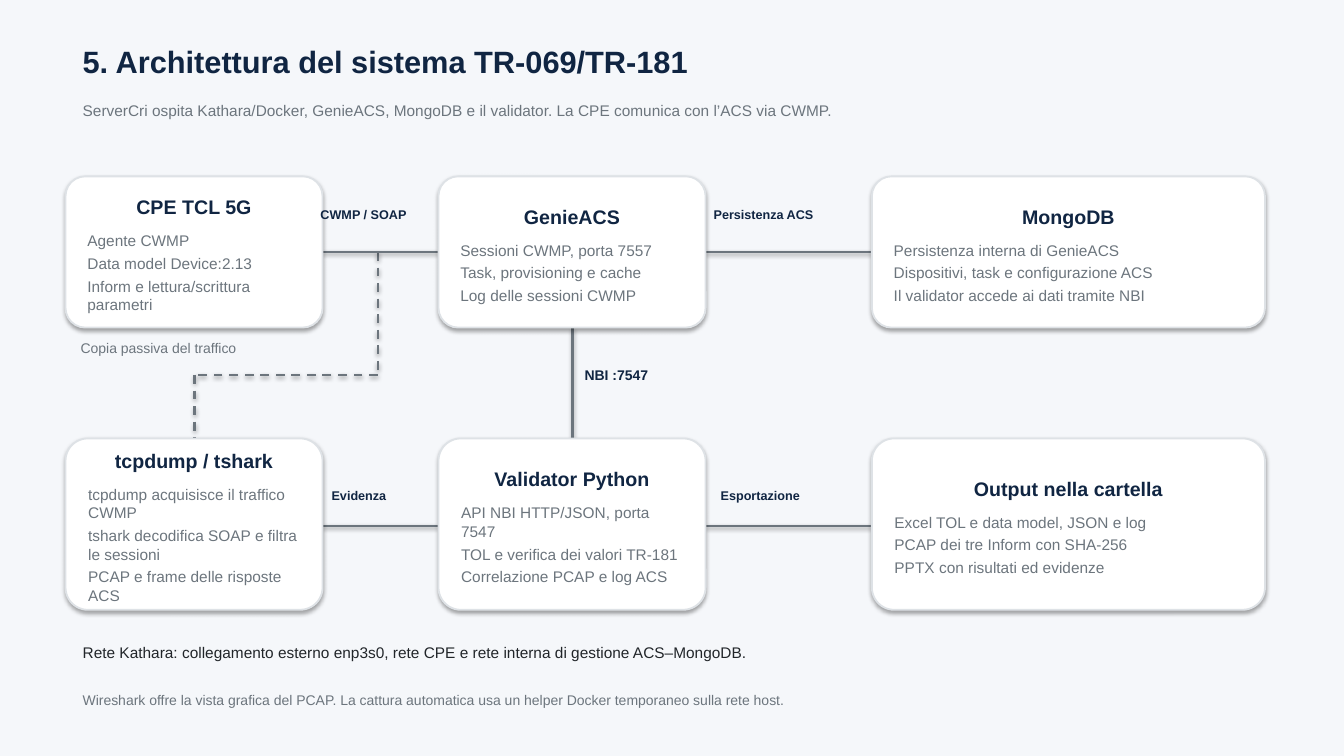
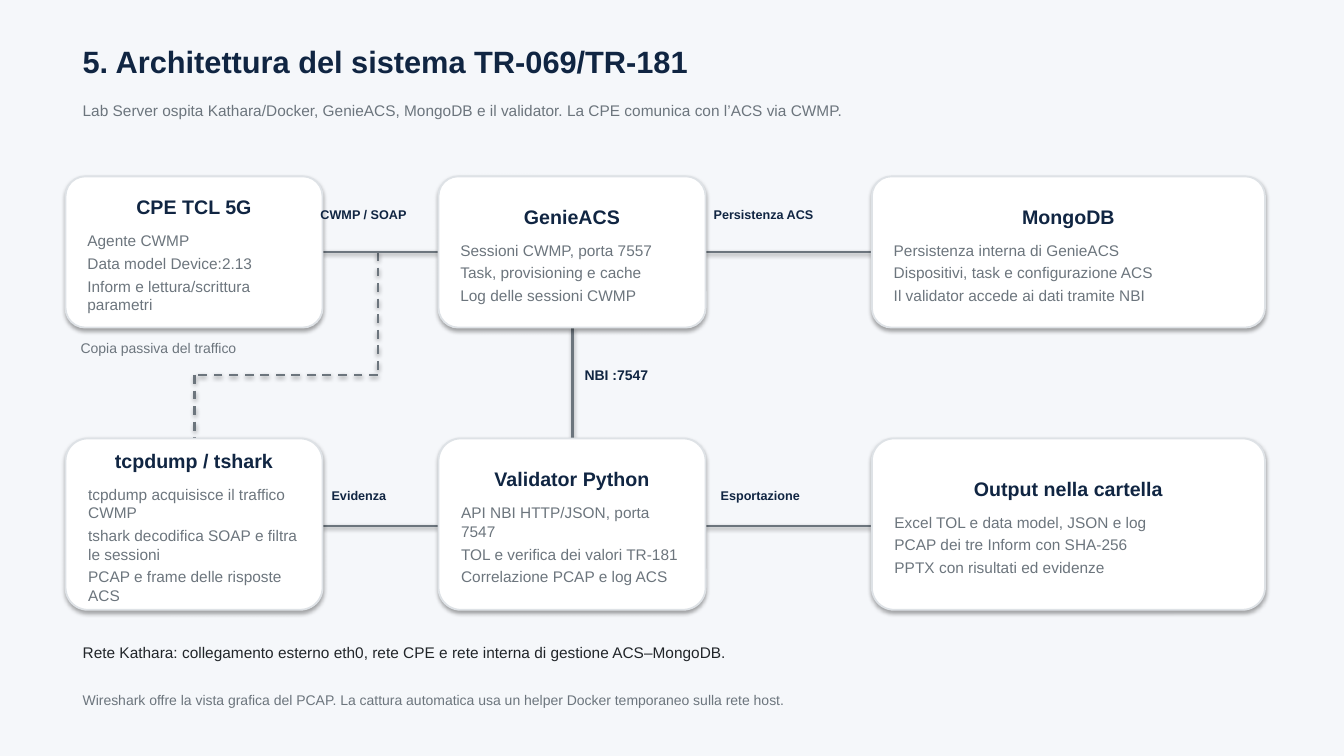
Before and after one commit to mcristina-git/TestTR69, a slide deck: slide 10 of report_template_tr069.pptx. Drawn at 1344x756 pixels with LibreOffice and Linux fonts; fonts in the diff are those of the drawing. Boxes give left, top, right and bottom in pixels: in the first picture for what was removed or moved away, otherwise in the second. Text is boxed around its words. In the diff, an @@ line names an element or a change of style, - is before the commit and + after.

```diff
--- a/report_template_tr069.pptx
+++ b/report_template_tr069.pptx
@@ text at <box>83,105,842,119</box>: text changed @@
-ServerCri ospita Kathara/Docker, GenieACS, MongoDB e il validator. La CPE comunica con l’ACS via CWMP.
+Lab Server ospita Kathara/Docker, GenieACS, MongoDB e il validator. La CPE comunica con l’ACS via CWMP.
@@ text at <box>83,647,725,661</box>: text changed @@
-Rete Kathara: collegamento esterno enp3s0, rete CPE e rete interna di gestione ACS–MongoDB.
+Rete Kathara: collegamento esterno eth0, rete CPE e rete interna di gestione ACS–MongoDB.
```
Also in this commit, not shown: 1 other slide changed, 9 other files.
